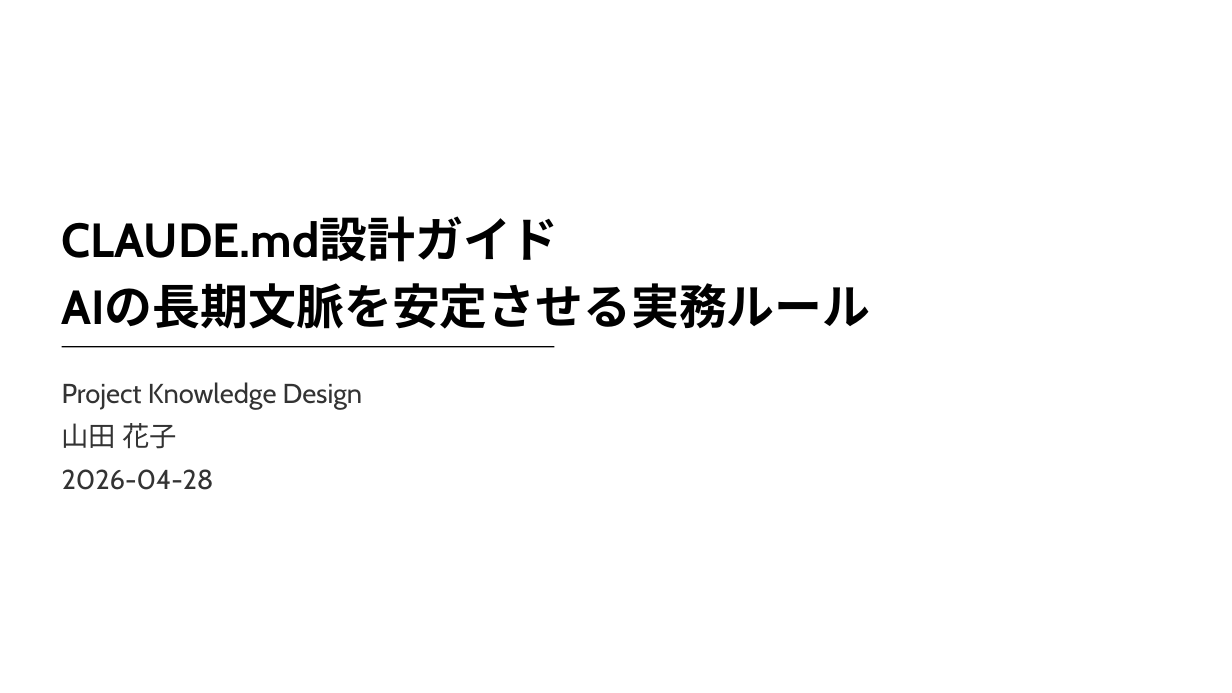
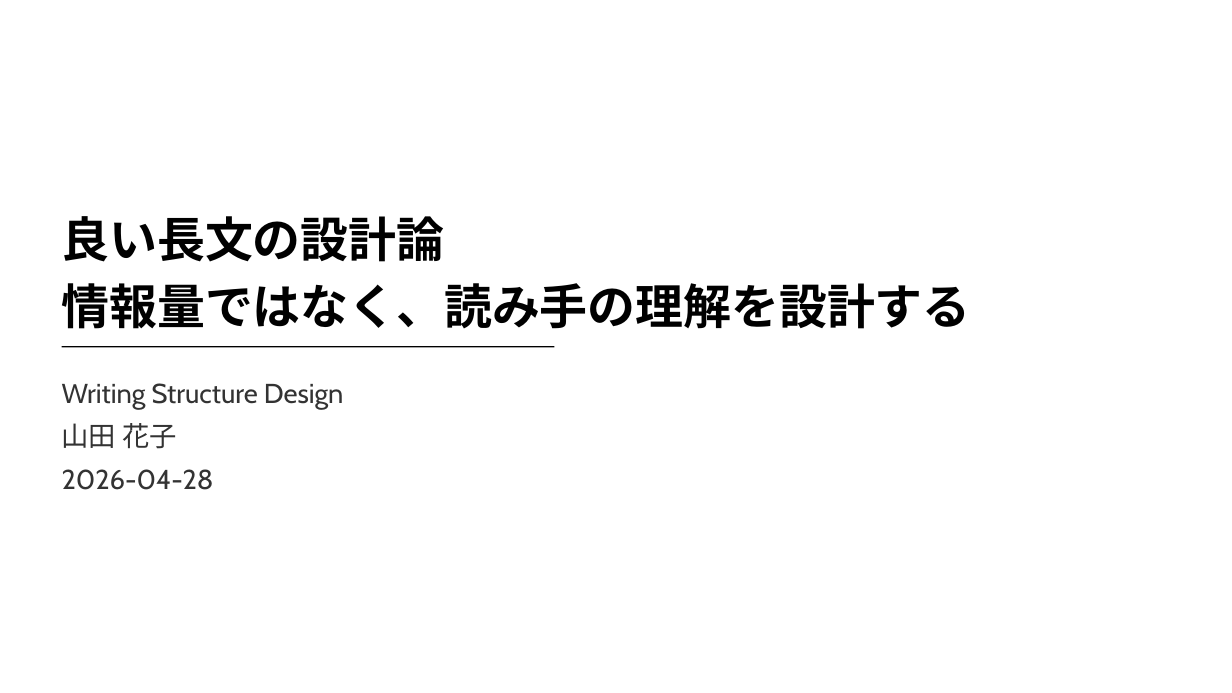
Before and after one commit to takuya109048/html2pptx, a slide deck: slide 1 of sample_source_deck.pptx. Drawn at 1232x693 pixels with LibreOffice and Linux fonts; fonts in the diff are those of the drawing; background and template pictures are left out. Boxes give left, top, right and bottom in pixels: in the first picture for what was removed or moved away, otherwise in the second. Text is boxed around its words. In the diff, an @@ line names an element or a change of style, - is before the commit and + after.

```diff
--- a/sample_source_deck.pptx
+++ b/sample_source_deck.pptx
@@ text at (x1=62, y1=216, x2=971, y2=329): text changed @@
-CLAUDE.md設計ガイド
-AIの長期文脈を安定させる実務ルール
+良い長文の設計論
+情報量ではなく、読み手の理解を設計する
@@ text at (x1=62, y1=383, x2=344, y2=409): text changed @@
-Project Knowledge Design
+Writing Structure Design
```
Also in this commit, not shown: 5 other slides changed, 4 slides added, 5 slides removed, 5 other files.
